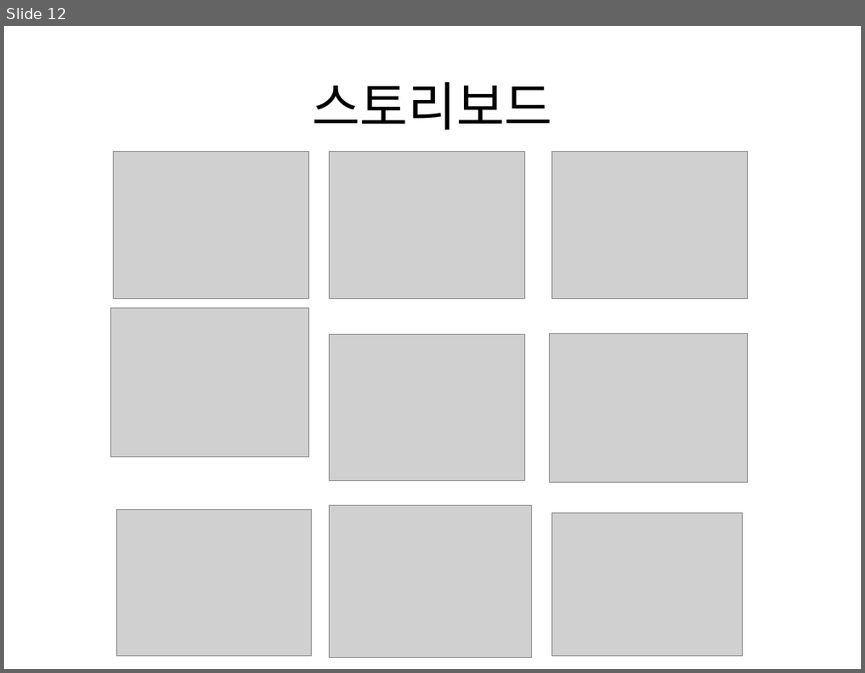
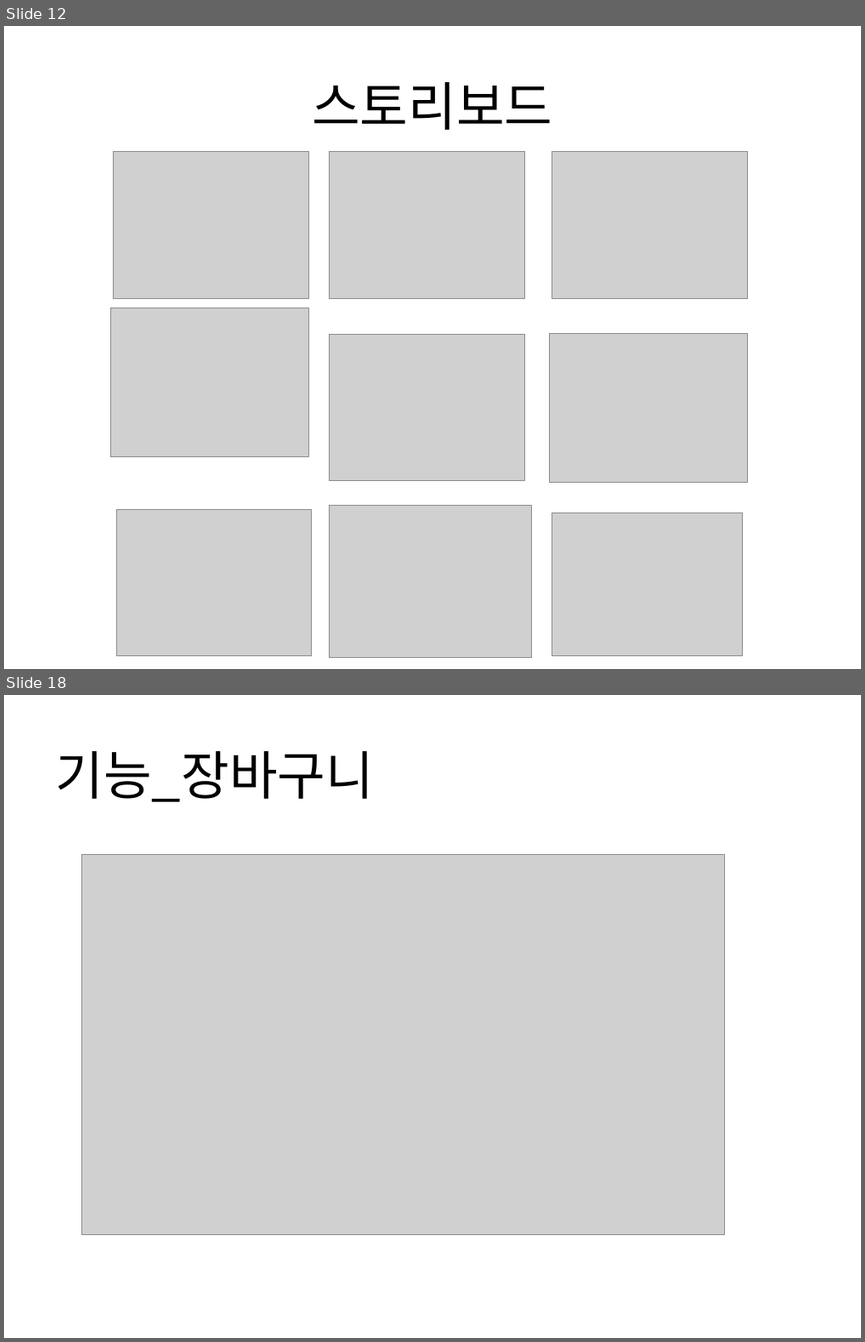
Before and after one commit to yeonjihyo/Leather, a slide deck: leather_last/JH Leather PPT.pptx. Shown one above the other, each under a label of ours: slide 12 before the commit, slides 12 and 18 after it; the slides between them are not shown. The pictures are 865x673 and 865x1342 pixels, drawn with LibreOffice and Linux fonts; fonts in the diff are those of the drawing; grey boxes stand for pictures. Boxes give left, top, right and bottom in pixels: in the first picture for what was removed or moved away, otherwise in the second. Text is boxed around its words. In the diff, an @@ line names an element or a change of style, - is before the commit and + after.

```diff
--- a/leather_last/JH Leather PPT.pptx
+++ b/leather_last/JH Leather PPT.pptx
@@ slide 18 added at (4,695,861,1338), background #FFFFFF @@
@@ title added at (55,751,374,802), 44 pt, text #000000 @@
+기능_장바구니
@@ picture added at (82,854,725,1234) @@
```
Also in this commit, not shown: 7 other slides added, 1 slide removed, 1 other file.
